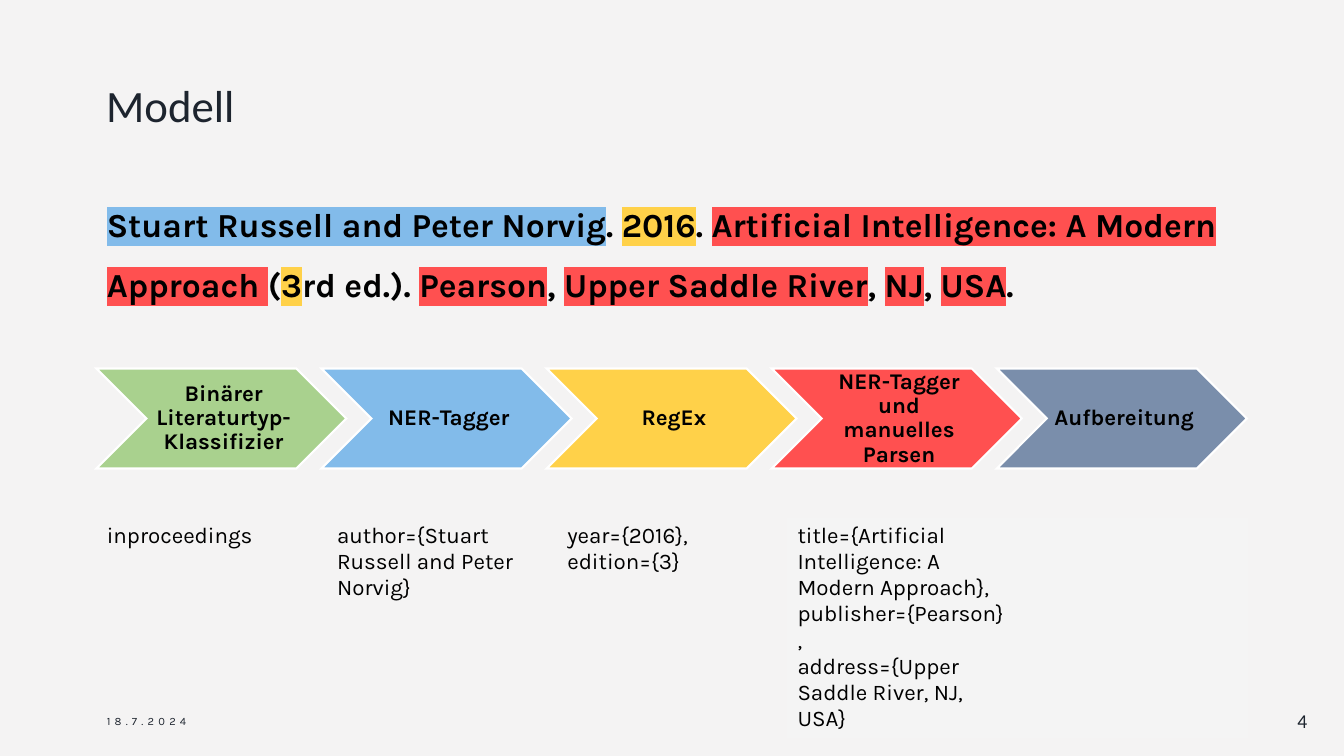
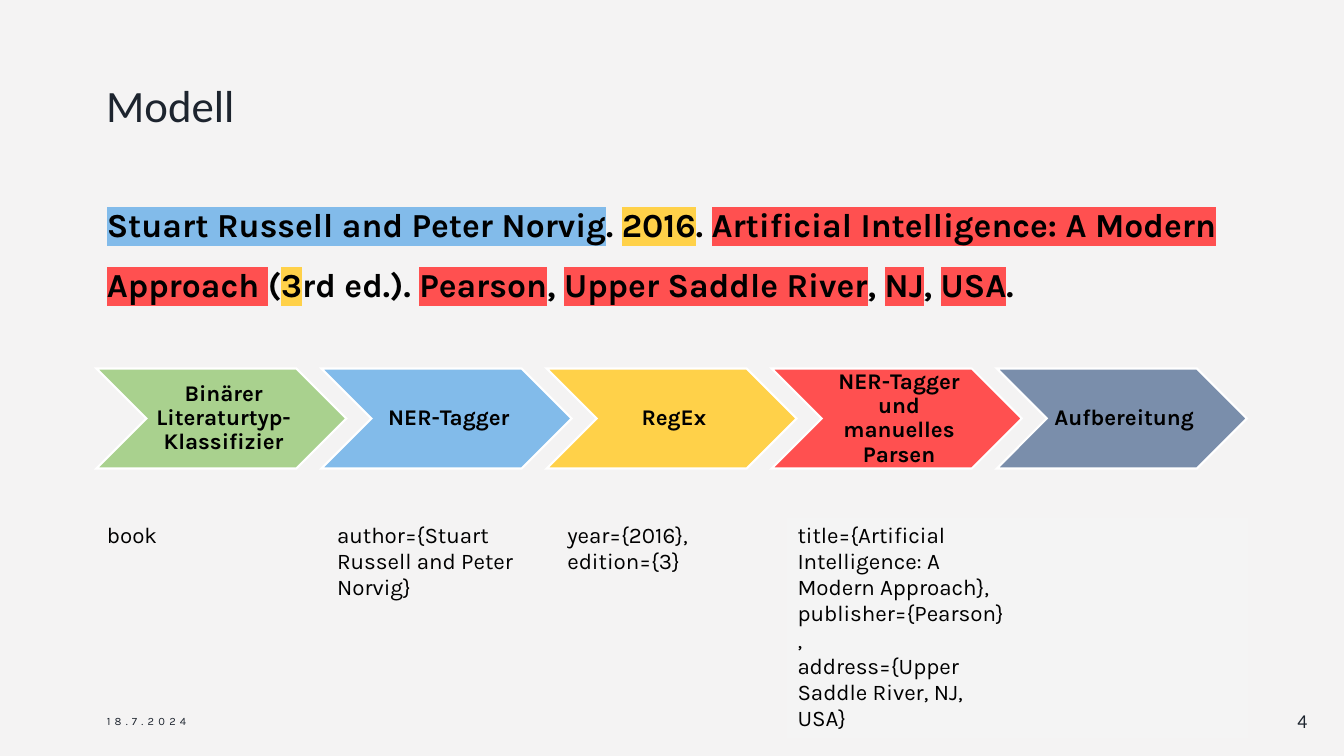
Before and after one commit to LaGit93/bibTexConverter_FaPra63065, a slide deck: slide 4 of Dokumente/Abschlussdemo_Bibtex_Konverter.pptx. Drawn at 1344x756 pixels with LibreOffice and Linux fonts; fonts in the diff are those of the drawing. Boxes give left, top, right and bottom in pixels: in the first picture for what was removed or moved away, otherwise in the second. Text is boxed around its words. In the diff, an @@ line names an element or a change of style, - is before the commit and + after.

```diff
--- a/Dokumente/Abschlussdemo_Bibtex_Konverter.pptx
+++ b/Dokumente/Abschlussdemo_Bibtex_Konverter.pptx
@@ table at [97,518,1246,733] @@
-row 1, column 1: inproceedings
+row 1, column 1: book
```
